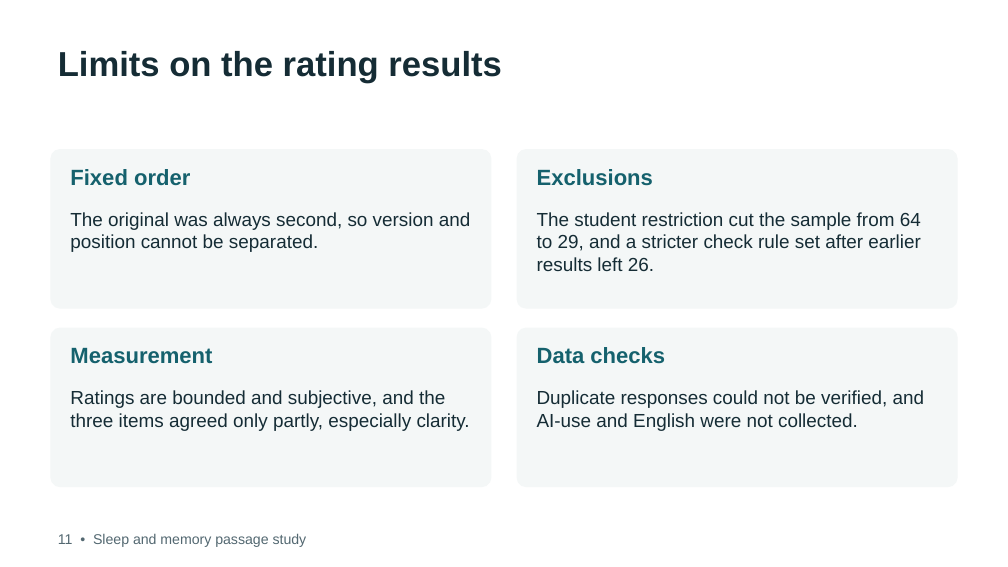
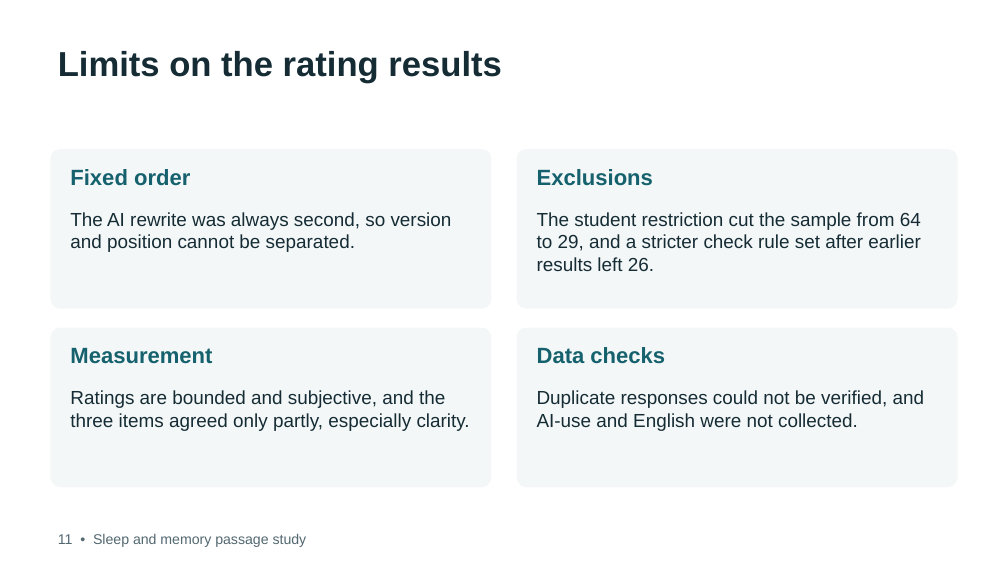
Before and after one commit to debshreechowdhury/sleep-memory-passage-study, a slide deck: slide 6 of presentation/data_quality.pptx. Drawn at 1008x567 pixels with LibreOffice and Linux fonts; fonts in the diff are those of the drawing. Boxes give left, top, right and bottom in pixels: in the first picture for what was removed or moved away, otherwise in the second. Text is boxed around its words. In the diff, an @@ line names an element or a change of style, - is before the commit and + after.

```diff
--- a/presentation/data_quality.pptx
+++ b/presentation/data_quality.pptx
@@ text at bbox=[70, 212, 452, 252]: text changed @@
-The original was always second, so version and position cannot be separated.
+The AI rewrite was always second, so version and position cannot be separated.
```
Also in this commit, not shown: 4 other slides changed, 54 other files.
